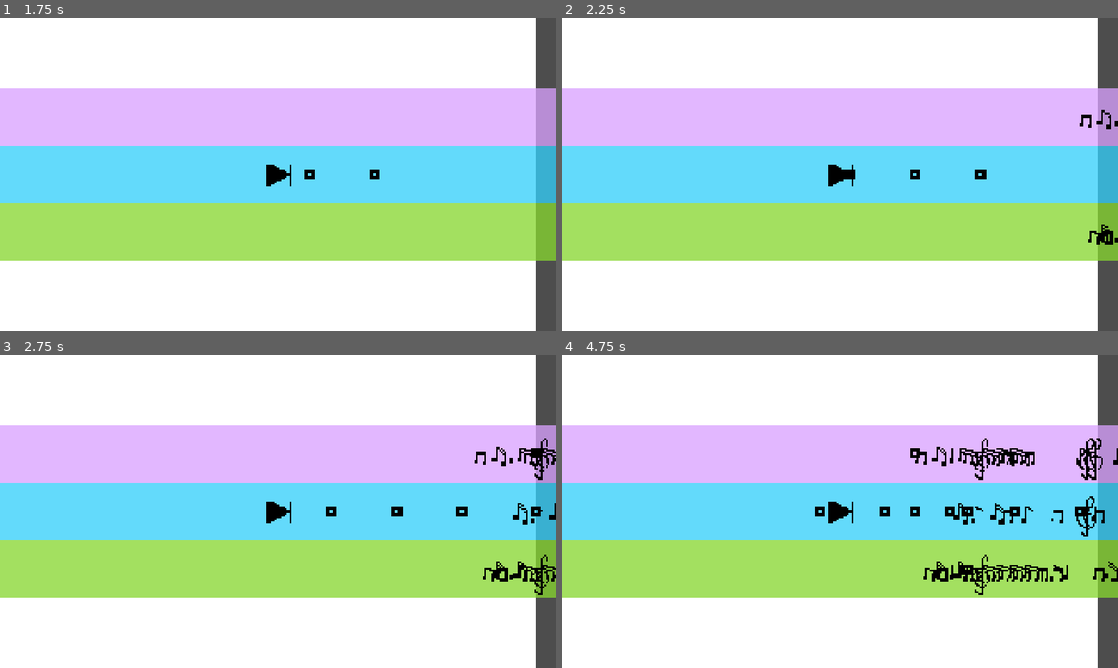
Above: before the commit, frames 1-4 (two rows, left to right).
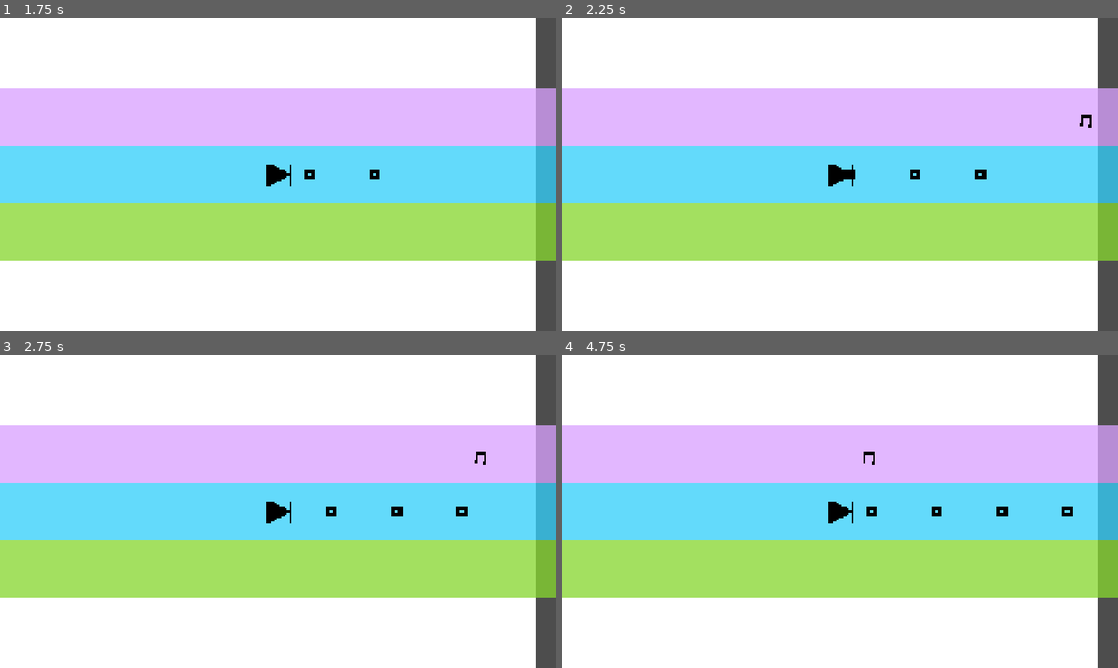
Above: after the commit, the same moments.

Repository: chorwat2137/haven-2026
Game: Godot game, scene res://scenes/main.tscn
Two runs of this game, one before a commit and one after it. Both use one fixed random seed, a clock stepped at 60 frames per second and the inputs below.
Inputs:
- Up to frame 1 (1.75 s): tap Enter (ui_accept) at 0.5, 0.77, 1.52 s; hold Right (ui_right) from 0.53 s (still down); tap Space (shoot) at 0.6, 1.35 s
- Up to frame 2 (2.25 s): release Right (ui_right) at 2.03 s; hold Left (ui_left) from 2.03 s (still down); tap Space (shoot) at 2.1 s
- Up to frame 3 (2.75 s): keep holding Left (ui_left)
- Up to frame 4 (4.75 s): release Left (ui_left) at 2.78 s; hold Right (ui_right) 2.78-4.28 s; tap Space (shoot) at 2.85, 3.6, 4.35 s; tap Enter (ui_accept) at 3.02, 3.77, 4.52 s; hold Left (ui_left) from 4.28 s (still down)

Frame 1 is identical in both runs. In frame 2, 0.2% of the frame differs, in the area x 94-100%, y 29-73%; in frame 3, 0.9%; in frame 4, 2.8%, in the area x 45-100%, y 26-77%.

Commit message:
Automatic sync

Diff:
--- a/scripts/main.gd
+++ b/scripts/main.gd
@@ -56,7 +56,7 @@
 	#$Spectrum.position.y = $Player.position.y - screen_size.y /2
 	generate_obs()
 
-var min_distance = 2000
+var min_distance = 1000
 
 
 func generate_obs():
